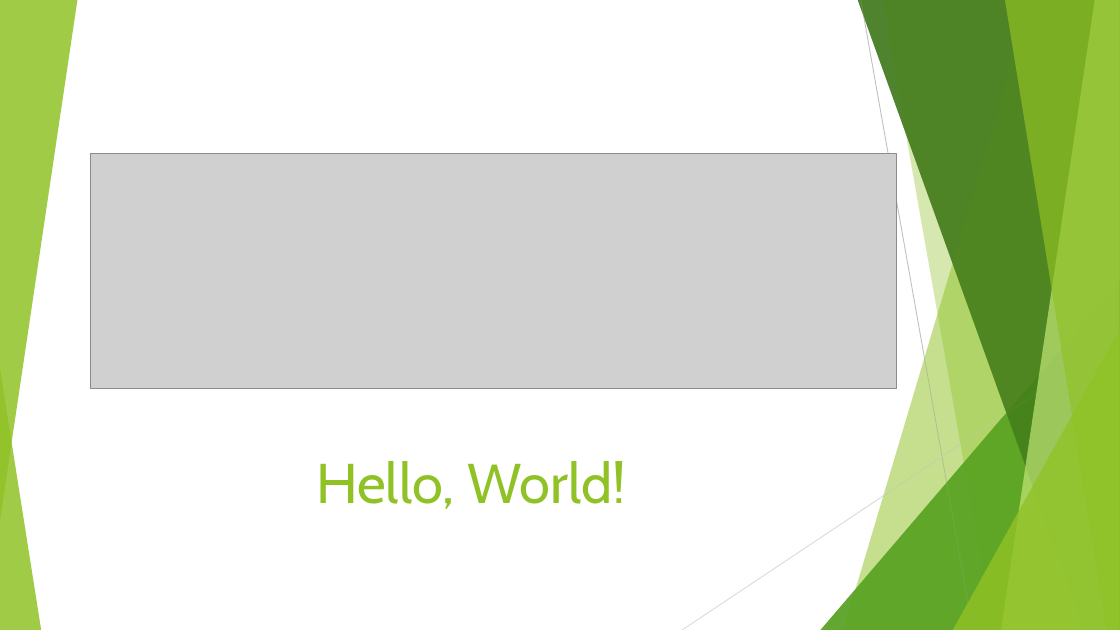
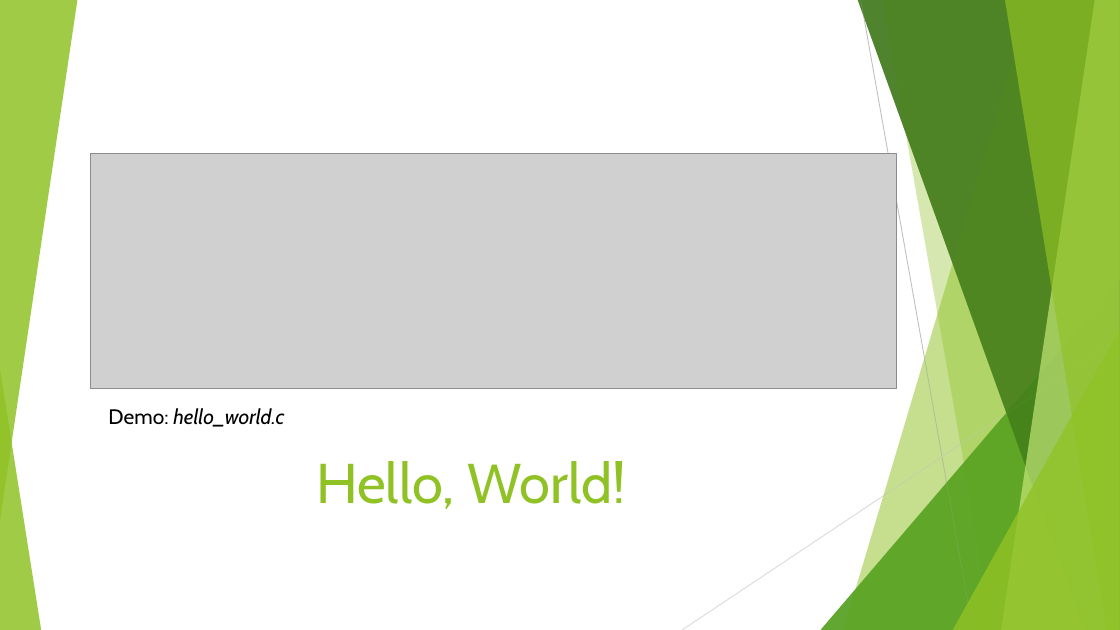
Before and after one commit to Georgia-Tech-GNC/software-onboarding, a slide deck: slide 2 of onboarding_slides/GNCSoftware01.pptx. Drawn at 1120x630 pixels with LibreOffice and Linux fonts; fonts in the diff are those of the drawing; grey boxes stand for pictures. Boxes give left, top, right and bottom in pixels: in the first picture for what was removed or moved away, otherwise in the second. Text is boxed around its words. In the diff, an @@ line names an element or a change of style, - is before the commit and + after.

```diff
--- a/onboarding_slides/GNCSoftware01.pptx
+++ b/onboarding_slides/GNCSoftware01.pptx
@@ text added at [108,408,284,427], 18 pt, text #000000, italic @@
+Demo: hello_world.c
```
Also in this commit, not shown: 8 other slides changed, 4 other files.
